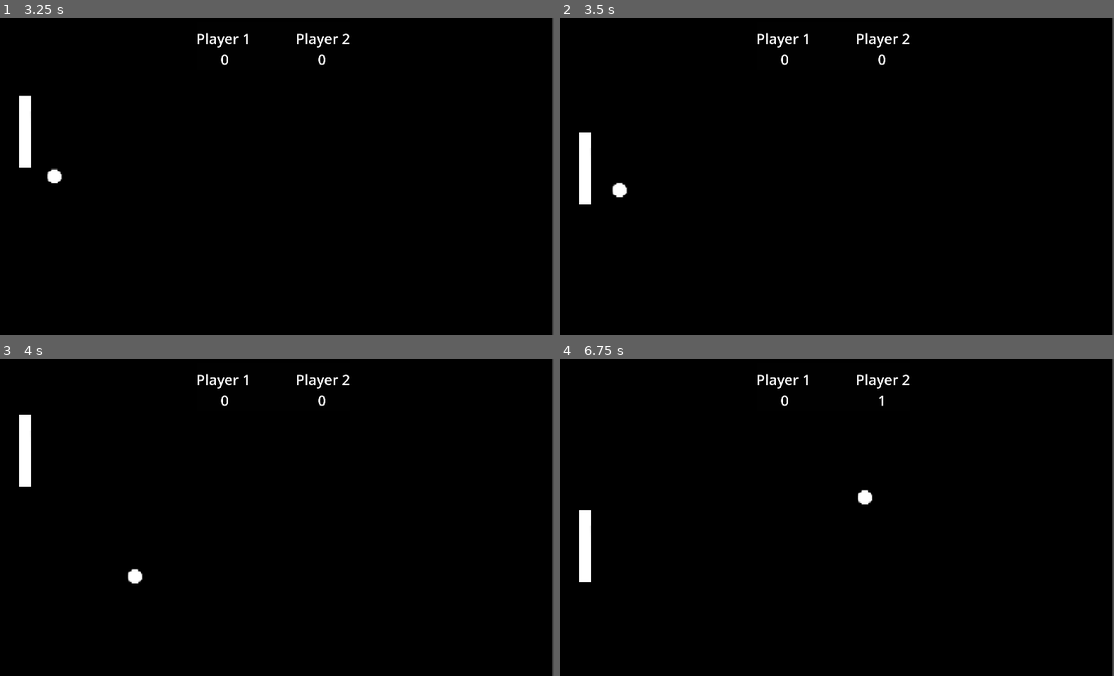
Above: before the commit, frames 1-4 (two rows, left to right).
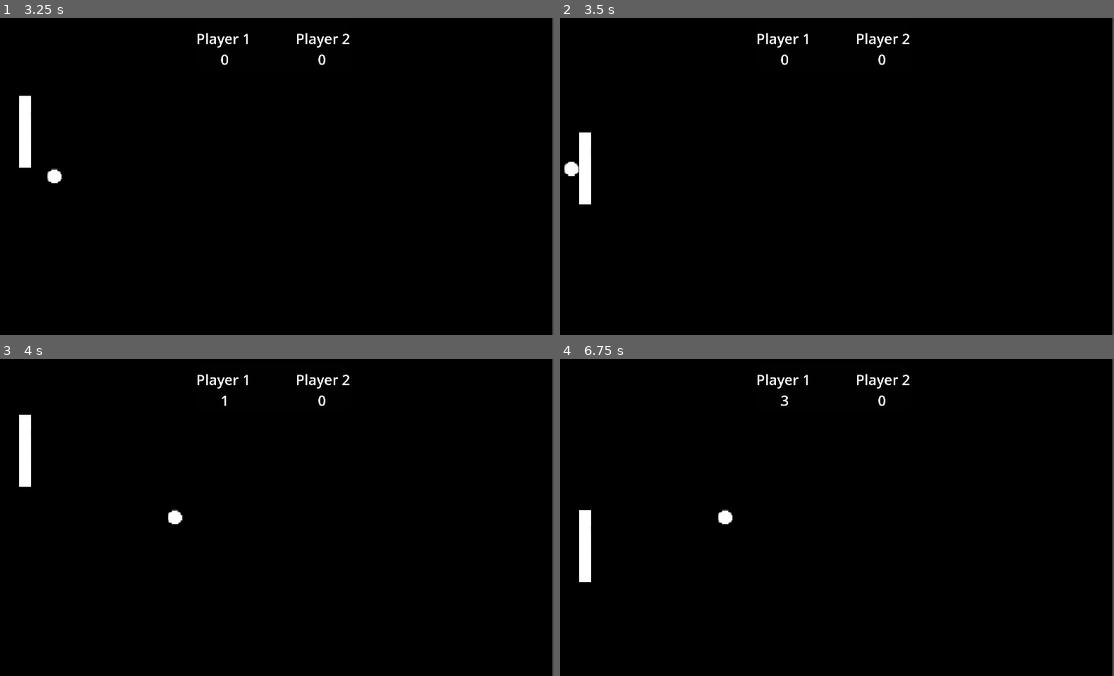
Above: after the commit, the same moments.

Repository: KrukDallan/pong
Game: Godot game, scene res://scenes/root/root.tscn
Two runs of this game, one before a commit and one after it. Both use one fixed random seed, a clock stepped at 60 frames per second and the inputs below.
Inputs:
- Up to frame 1 (3.25 s): click "Find Game" at 0.5 s; click "Host Game" at 1.25 s; tap Enter at 2 s; hold Up 2.03-2.78 s; hold P 2.03-2.78 s; hold Down from 2.78 s (still down); tap P at 2.85 s
- Up to frame 2 (3.5 s): keep holding Down
- Up to frame 3 (4 s): release Down at 3.53 s; hold Up from 3.53 s (still down); hold P from 3.53 s (still down)
- Up to frame 4 (6.75 s): release P at 4.28 s; tap P at 4.35, 5.85 s; release Up at 5.03 s; hold P 5.03-5.78 s; hold Down from 5.03 s (still down); hold P from 6.53 s (still down)

Frame 1 is identical in both runs. In frame 2, 0.2% of the frame differs, in the area x 0-13%, y 45-57%; in frame 3, 0.2%; in frame 4, 0.3%, in the area x 28-59%, y 11-53%.

Commit message:
:construction:
almoosttttt

Diff:
--- a/scenes/ball/ball.gd
+++ b/scenes/ball/ball.gd
@@ -10,14 +10,11 @@
 var counter = 0
 
 func _enter_tree() -> void:
-	#set_multiplayer_authority(1)
 	if is_multiplayer_authority():
 		set_physics_process(true)
 	else:
 		visible = false
 		set_physics_process(false)
-
-	# Physics and collision logic here
 
 func _physics_process(delta: float) -> void:
 	counter += delta
@@ -42,8 +39,9 @@
 		current_direction = -current_direction.normalized()*force
 	else:
 		current_direction=direction.normalized()*force
-		print(current_direction)
+		#print(current_direction)
 	force += 1
+	print("Force is: ", force)
 	if force >= 31:
 		force = 31
 
@@ -51,4 +49,6 @@
 	can_start = val
 
 func reset_force():
+	print("Resetting force")
+	await get_tree().create_timer(1.5).timeout
 	force = 10
--- a/scenes/player/player.gd
+++ b/scenes/player/player.gd
@@ -32,10 +32,6 @@
 
 func push_ball(vector: Vector2, body:Node2D):
 	if body.is_in_group("ball") and $Timer.time_left <= 0:
-		if self.name.to_int() == 1:
-			print("before: ",vector)
-			vector = -vector
-			print("after: ",vector)
 		body.push_away(vector)
 		$Timer.start(0.05)
 
--- a/scenes/root/root.gd
+++ b/scenes/root/root.gd
@@ -58,22 +58,19 @@
 
 
 func add_ball():
-	#print(len(get_tree().get_nodes_in_group("ball")))
-	var ball = ball_scene.instantiate()
-	ball.set_multiplayer_authority(1)  # host usually has peer ID 1
-	call_deferred("add_child",ball)
-	var balls = get_tree().get_nodes_in_group("ball")
-	#get_tree().queue_delete()
-	if len(get_tree().get_nodes_in_group("ball"))>1:
-		get_tree().queue_delete(ball)
+	if len(get_tree().get_nodes_in_group("ball")) < 1:
+		var ball = ball_scene.instantiate()
+		ball.set_multiplayer_authority(1)  # host usually has peer ID 1
+		call_deferred("add_child",ball)
+		var balls = get_tree().get_nodes_in_group("ball")
 
 
 func reset_ball():
 	var ball = get_tree().get_first_node_in_group("ball")
 	ball.position = Vector2(960,540)
+	await ball.reset_force()
 
 func _on_area_2d_left_body_entered(body: Node2D) -> void:
-	#print("Left wall was hit by:", body.name)
 	$Score.point_p1()
 	reset_ball()
 
